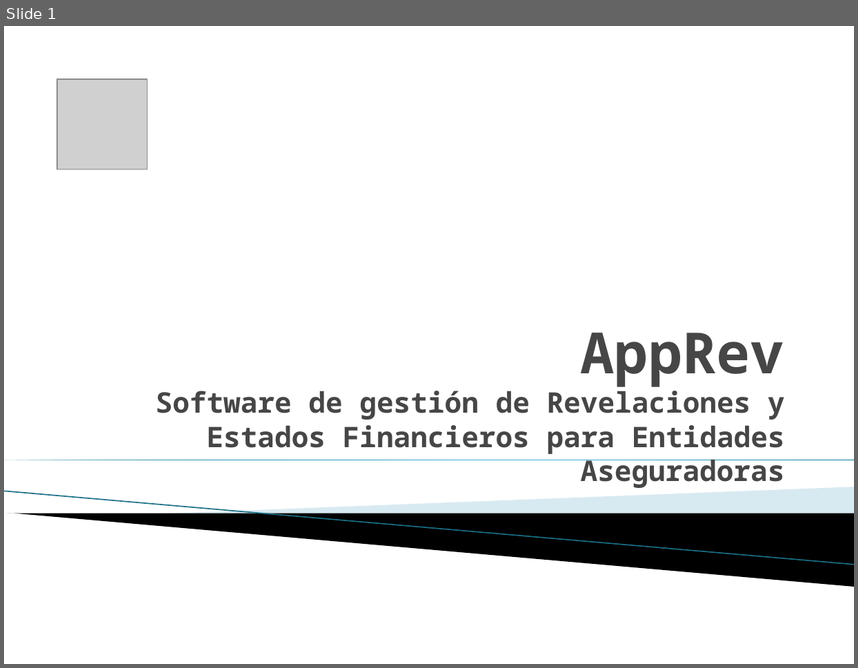
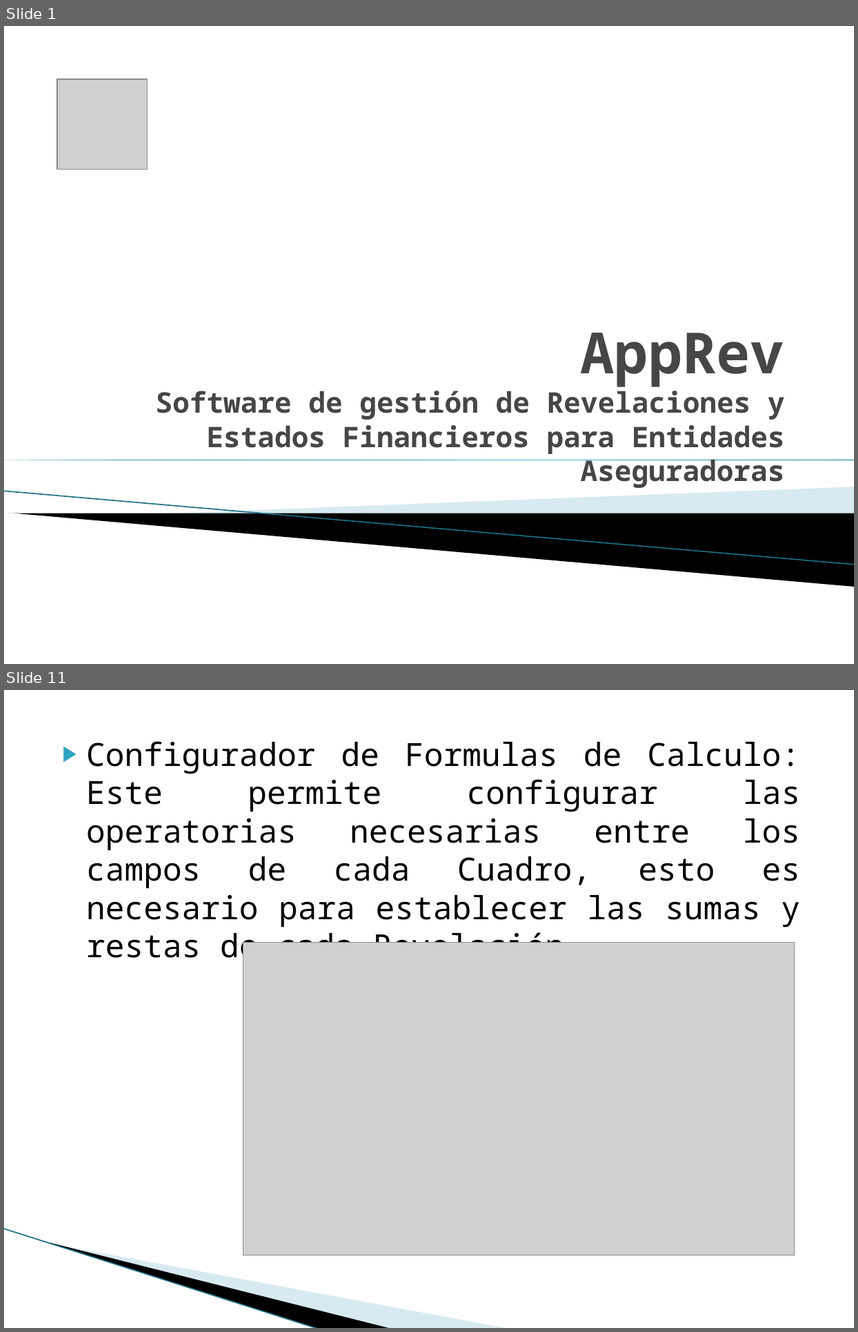
Before and after one commit to vicky1404/rev-ii, a slide deck: docs/comercial/brochure.pptx. Shown one above the other, each under a label of ours: slide 1 before the commit, slides 1 and 11 after it; the slides between them are not shown. The pictures are 858x668 and 858x1332 pixels, drawn with LibreOffice and Linux fonts; fonts in the diff are those of the drawing; grey boxes stand for pictures; background and template pictures are left out. Boxes give left, top, right and bottom in pixels: in the first picture for what was removed or moved away, otherwise in the second. Text is boxed around its words. In the diff, an @@ line names an element or a change of style, - is before the commit and + after.

Commit message:
Version para revision del equipo.

```diff
--- a/docs/comercial/brochure.pptx
+++ b/docs/comercial/brochure.pptx
@@ slide 11 added at (4,690,854,1328), background #FFFFFF @@
@@ text added at (86,741,800,965), 27 pt, text #000000 @@
+▶ Configurador de Formulas de Calculo: Este permite configurar las operatorias necesarias entre los campos de cada Cuadro, esto es necesario para establecer las sumas y restas de cada Revelación.
@@ picture added at (243,943,794,1254) @@
@@ freeform shape added at (70,1155,424,1290), fill #A0CBDC at 40% opacity @@
@@ freeform shape added at (4,1228,352,1306), fill #000000 @@
@@ line added from (4, 1228) to (319, 1328), #97C5D8 0.95 pt @@
```
Also in this commit, not shown: 4 slides changed, 7 other slides added.
